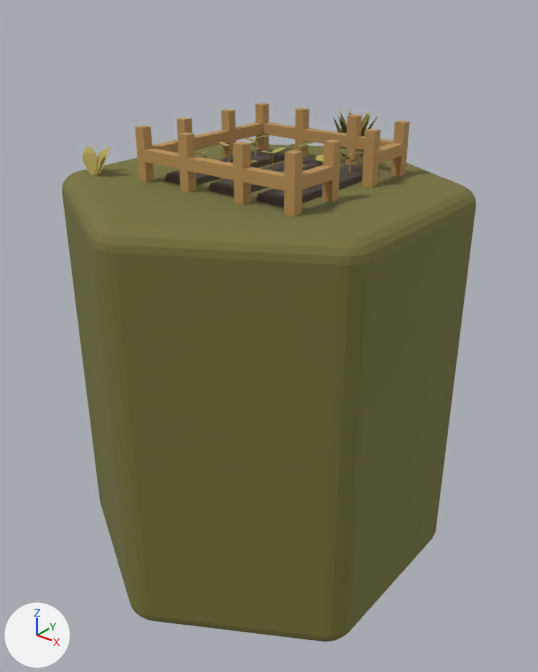
The glTF model public/models/Hex-champ2.glb: old version first, new version second.
One viewpoint serves both versions: a 50 mm camera at (2.17, -2.67, 0.71) aimed at (0.05, -0.01, -0.94). The axes (+X, +Y, +Z) are drawn at lower left. The lights are the same throughout. Where no turn or scale is listed for an object, it has been applied to the vertices.

Before the edit, the objects in view are built like this:
```python
me_cube_083_material_001_0 = bpy.data.meshes.new('Cube.083_Material.001_0')
me_cube_083_material_001_0.from_pydata(...)  # 2663 vertices, 5082 faces; spans x -0.419..0.472, y -0.383..0.503, z -0.153..0.095
me_cube_083_material_001_0.materials.append(mat_material_034)  # picture img_image_0
me_cylinder_025 = bpy.data.meshes.new('Cylinder.025')
me_cylinder_025.from_pydata(...)  # 300 vertices, 596 faces; spans x -0.87..0.87, y -0.98..0.98, z -2.15..-0.15
me_cylinder_025.materials.append(mat_material_033)
me_plane_083_material_001_0_002 = bpy.data.meshes.new('Plane.083_Material.001_0.002')
me_plane_083_material_001_0_002.from_pydata(...)  # 75 vertices, 90 faces; spans x -0.779..-0.571, y -0.445..-0.307, z -0.161..-0.04
me_plane_083_material_001_0_002.materials.append(mat_material_034)  # picture img_image_0
me_plane_094_material_001_0 = bpy.data.meshes.new('Plane.094_Material.001_0')
me_plane_094_material_001_0.from_pydata(...)  # 136 vertices, 112 faces; spans x -0.077..0.198, y 0.537..0.812, z -0.167..0.071
me_plane_094_material_001_0.materials.append(mat_material_034)  # picture img_image_0
ob_cube_083_material_001_0 = bpy.data.objects.new('Cube.083_Material.001_0', me_cube_083_material_001_0)
ob_cube_083_material_001_0.location = (0.0, 0.0, 0.0)
ob_cylinder = bpy.data.objects.new('Cylinder', me_cylinder_025)
ob_cylinder.location = (0.0, 0.0, 0.0)
ob_plane_083_material_001_0 = bpy.data.objects.new('Plane.083_Material.001_0', me_plane_083_material_001_0_002)
ob_plane_083_material_001_0.location = (0.0, 0.0, 0.0)
ob_plane_094_material_001_0 = bpy.data.objects.new('Plane.094_Material.001_0', me_plane_094_material_001_0)
ob_plane_094_material_001_0.location = (0.0, 0.0, 0.0)
```
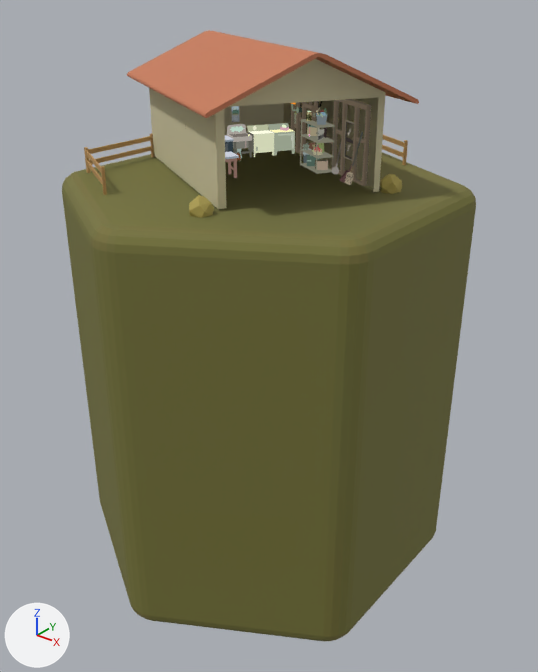
Where the newer file only moved an object's origin or applied its transform, the numbers keep the older frame.

What differs and where, as boxes [x1, y1, x2, y2] in the pictures (538 x 672 px):
'Cube.092_Material.001_0', added: after [127, 30, 419, 209]
'Cube.083_Material.001_0', deleted (brown): before [135, 103, 410, 216]
'Interior_InteriorMat_0', added: after [225, 103, 363, 185]
'Wood_WoodMat_0', added: after [291, 99, 371, 186]
'Cube.098_Material.001_0', added (brown): after [84, 133, 408, 195]
'Plane.083_Material.001_0', deleted (yellow): before [82, 147, 116, 175]
'Icosphere.015_Material.001_0', added (yellow): after [189, 195, 214, 218]
'Plane.094_Material.001_0', deleted: before [333, 110, 377, 157]
'Icosphere.016_Material.001_0', added: after [380, 174, 402, 194]

What changed in the scene script:
```text
Add mat_woodmat:
    mat_woodmat = bpy.data.materials.new('WoodMat')
    # uses the picture img_image_0_002
Add mat_interiormat:
    mat_interiormat = bpy.data.materials.new('InteriorMat')
    # uses the picture img_image_6
Remove ob_cube_083_material_001_0:
    ob_cube_083_material_001_0 = bpy.data.objects.new('Cube.083_Material.001_0', me_cube_083_material_001_0)
Remove ob_plane_083_material_001_0:
    ob_plane_083_material_001_0 = bpy.data.objects.new('Plane.083_Material.001_0', me_plane_083_material_001_0_002)
Remove ob_plane_094_material_001_0:
    ob_plane_094_material_001_0 = bpy.data.objects.new('Plane.094_Material.001_0', me_plane_094_material_001_0)
Add ob_wood_001_woodmat_0:
    ob_wood_001_woodmat_0 = bpy.data.objects.new('Wood.001_WoodMat_0', me_wood_001_woodmat_0)  # 404 vertices, 696 faces; spans x -0.207..0.518, y -0.296..0.127, z 0.002..0.347
    ob_wood_001_woodmat_0.location = (-0.402, -0.162, -0.14)
Add ob_wood_woodmat_0:
    ob_wood_woodmat_0 = bpy.data.objects.new('Wood_WoodMat_0', me_wood_woodmat_0)  # 284 vertices, 488 faces; spans x -0.518..0.207, y -0.127..0.296, z 0.002..0.347
    ob_wood_woodmat_0.location = (0.257, 0.275, -0.14)
Add ob_interior_interiormat_0:
    ob_interior_interiormat_0 = bpy.data.objects.new('Interior_InteriorMat_0', me_interior_interiormat_0)  # 5785 vertices, 10364 faces; spans x -0.687..0.327, y -0.566..0.263, z 0.0..0.31
    ob_interior_interiormat_0.location = (0.093, 0.294, -0.14)
Add ob_icosphere_016_material_001_0:
    ob_icosphere_016_material_001_0 = bpy.data.objects.new('Icosphere.016_Material.001_0', me_icosphere_016_material_001_0_002)  # 20 vertices, 36 faces; spans x -0.0529..0.0466, y -0.0525..0.0504, z -0.0514..0.0514; in mat_material_004 (picture img_image_0_001)
    ob_icosphere_016_material_001_0.location = (0.572, 0.184, -0.127)
Add ob_icosphere_015_material_001_0:
    ob_icosphere_015_material_001_0 = bpy.data.objects.new('Icosphere.015_Material.001_0', me_icosphere_016_material_001_0_002.copy())
    ob_icosphere_015_material_001_0.location = (0.168, -0.592, -0.127)
Add ob_cube_098_material_001_0:
    ob_cube_098_material_001_0 = bpy.data.objects.new('Cube.098_Material.001_0', me_cube_098_material_001_0_002)  # 152 vertices, 212 faces; spans x -365.0..365.0, y -14995.0..14995.0, z -815.0..815.0; in mat_material_004 (picture img_image_0_001)
    ob_cube_098_material_001_0.location = (-0.179, 0.122, -0.092)
    ob_cube_098_material_001_0.rotation_euler = (0.0, 3.142, 0.542)  # degrees (0, 180, 31)
    ob_cube_098_material_001_0.scale = (-0.00208, -0.0000375, -0.0000773)
Add ob_cube_092_material_001_0:
    ob_cube_092_material_001_0 = bpy.data.objects.new('Cube.092_Material.001_0', me_cube_092_material_001_0_002)  # 80 vertices, 122 faces; spans x -0.8..0.8, y -0.71..0.71, z -0.29..0.29; in mat_material_004 (picture img_image_0_001)
    ob_cube_092_material_001_0.location = (-0.088, 0.061, 0.154)
```
